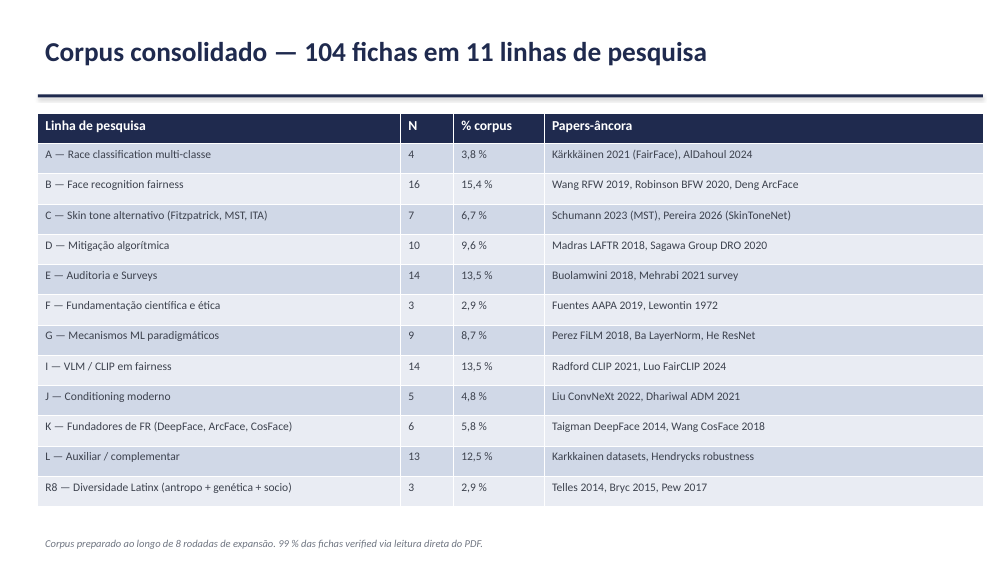
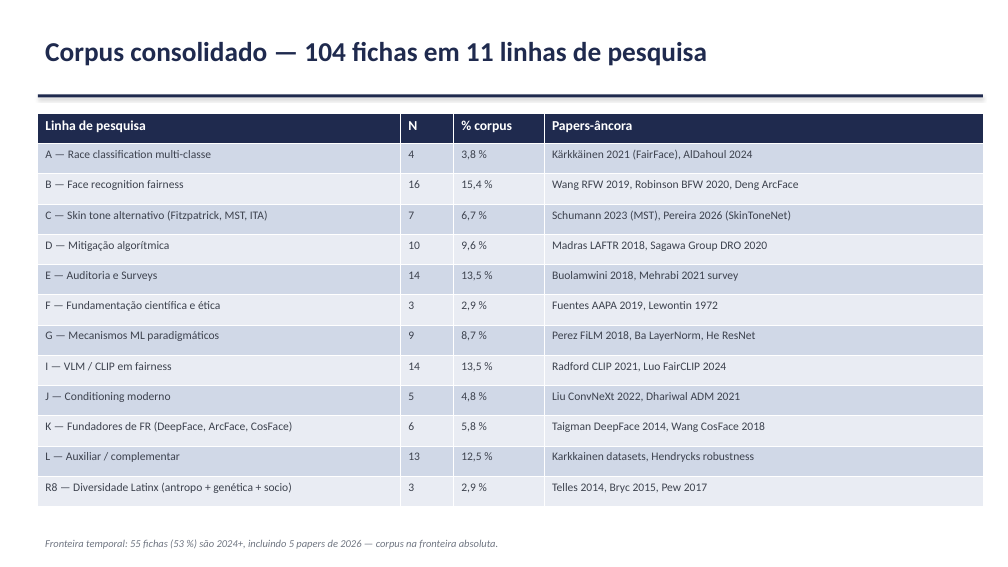
Before and after one commit to marcellozzetti/Facial-Recognition-Models-Mitigating-Bias, a slide deck: slide 4 of docs/ativo/material_reuniao_orientador_2026-07-08.pptx. Drawn at 1008x567 pixels with LibreOffice and Linux fonts; fonts in the diff are those of the drawing. Boxes give left, top, right and bottom in pixels: in the first picture for what was removed or moved away, otherwise in the second. Text is boxed around its words. In the diff, an @@ line names an element or a change of style, - is before the commit and + after.

```diff
--- a/docs/ativo/material_reuniao_orientador_2026-07-08.pptx
+++ b/docs/ativo/material_reuniao_orientador_2026-07-08.pptx
@@ text at (45, 539, 498, 549): text changed @@
-Corpus preparado ao longo de 8 rodadas de expansão. 99 % das fichas verified via leitura direta do PDF.
+Fronteira temporal: 55 fichas (53 %) são 2024+, incluindo 5 papers de 2026 — corpus na fronteira absoluta.
```
Also in this commit, not shown: 5 other slides changed, 2 slides added, 7 slides removed, 1 other file.
